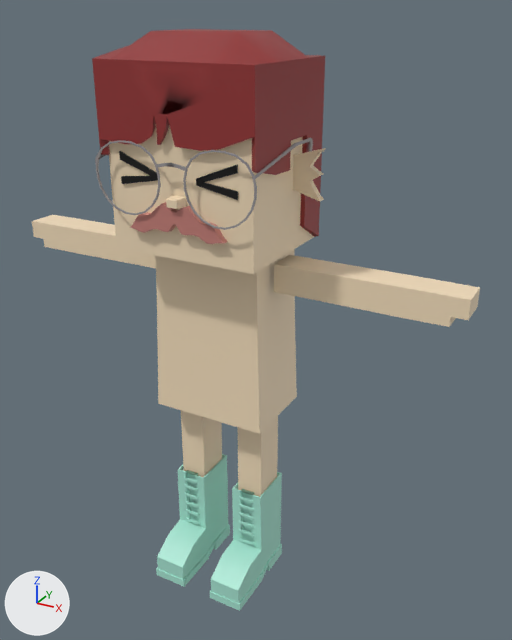
An edit to the FBX model mustachiorascals/fbx/60aa65cc-b212-494c-9e22-cf0823c90cd5.fbx, drawn before and after from the same camera.
The view is the same before and after, from a 50 mm lens placed at (0.0181, -0.0285, 0.0302), pointed at (0.0016, 0.0015, 0.0152). Arrows for +X, +Y and +Z are at lower left; the lights stay in place. Where no turn or scale is listed for an object, it has been applied to the vertices.

Objects in the first picture: 'e_6', 'ew_round_2', 'eye_6', 'f_high_boots', 'h_bobcut', 'm_g', 'mustachio_arms', 'mustachio_body', 'mustachio_head', 'mustachio_legs'.
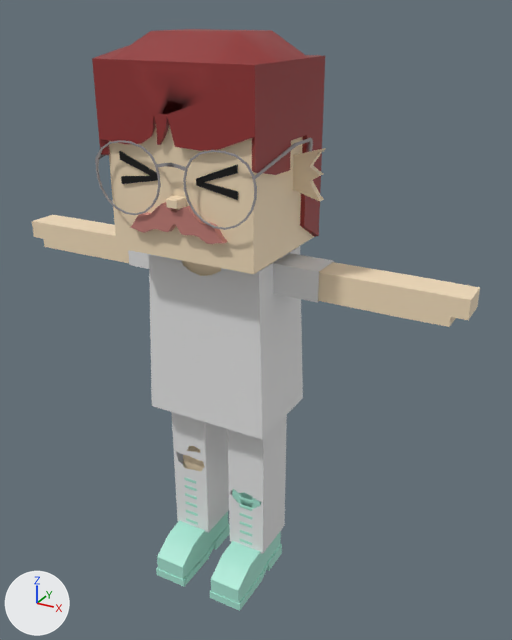
Location of each change, (x1, y1, x2, y2) in pixels of the pictures (512 x 640 px):
'c_shirt_1', added: after (149, 246, 303, 440)
'c_rippedjeans', added: after (171, 412, 287, 554)
'c_shirt_2', added: after (128, 250, 334, 303)
'mustachio_body', unchanged, covered by the edit: before (155, 249, 297, 434); after (182, 261, 222, 276)
'mustachio_legs', unchanged, covered by the edit: before (181, 410, 278, 497); after (183, 446, 205, 472)

What the commit changed:
Material 'upper_garment_1' (mat_upper_garment_1) is new.
Its base color is (0.8, 0.8, 0.8) (white #e7e7e7).
Material 'lower_garment' (mat_lower_garment) is new.
Its base color is (0.8, 0.8, 0.8) (white #e7e7e7).
Mesh me_mesh_011 is new.
It has 230 vertices, 212 faces and spans x -0.00349..0.00349, y -0.0013..0.00353, z 0.00994..0.01894.
It uses material mat_upper_garment_1 (white #e7e7e7).
Mesh me_mesh_003_1 is new.
It has 277 vertices, 244 faces and spans x -0.00297..0.00299, y -0.00021..0.00257, z 0.0014..0.01069.
It uses material mat_lower_garment (white #e7e7e7).
Mesh me_mesh_012 is new.
It has 24 vertices, 18 faces and spans x -0.00561..0.00561, y 0.00027..0.00209, z 0.01737..0.01893.
It uses material mat_upper_garment_1 (white #e7e7e7).
Object 'c_shirt_1' (ob_c_shirt_1) is new; it shows me_mesh_011.
Its location is (0.0, 0.0, 0.0).
Object 'c_rippedjeans' (ob_c_rippedjeans) is new; it shows me_mesh_003_1.
Its location is (0.0, 0.0, 0.0).
Object 'c_shirt_2' (ob_c_shirt_2) is new; it shows me_mesh_012.
Its location is (0.0, 0.0, 0.0).
